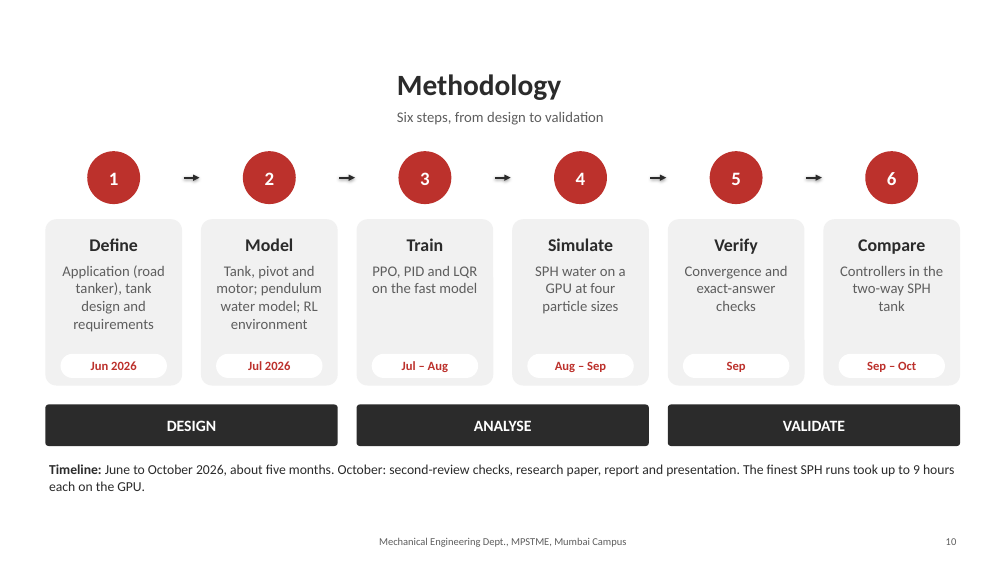
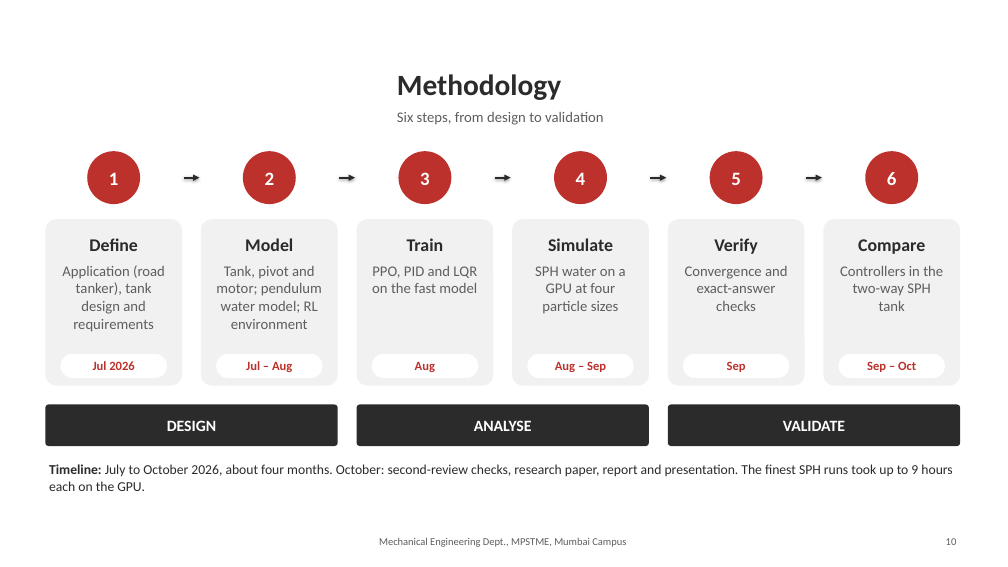
Before and after one commit to RacerRed505/LiquidSloshingRL-Capstone, a slide deck: slide 10 of docs/presentation/Liquid_Sloshing_Final_Presentation.pptx. Drawn at 1008x567 pixels with LibreOffice and Linux fonts; fonts in the diff are those of the drawing; background and template pictures are left out. Boxes give left, top, right and bottom in pixels: in the first picture for what was removed or moved away, otherwise in the second. Text is boxed around its words. In the diff, an @@ line names an element or a change of style, - is before the commit and + after.

Commit message:
Start the presentation timeline in July 2026

```diff
--- a/docs/presentation/Liquid_Sloshing_Final_Presentation.pptx
+++ b/docs/presentation/Liquid_Sloshing_Final_Presentation.pptx
@@ text in rounded rectangle at [93,361,135,370]: text changed @@
-Jun 2026
+Jul 2026
@@ text in rounded rectangle at [246,361,292,372]: text changed @@
-Jul 2026
+Jul – Aug
@@ text in rounded rectangle at [415,362,435,372]: text changed @@
-Jul – Aug
+Aug
@@ text at [49,464,952,491]: text changed @@
-Timeline: June to October 2026, about five months. October: second-review checks, research paper, report and presentation. The finest SPH runs took up to 9 hours each on the GPU.
+Timeline: July to October 2026, about four months. October: second-review checks, research paper, report and presentation. The finest SPH runs took up to 9 hours each on the GPU.
```
Also in this commit, not shown: 1 other file.
